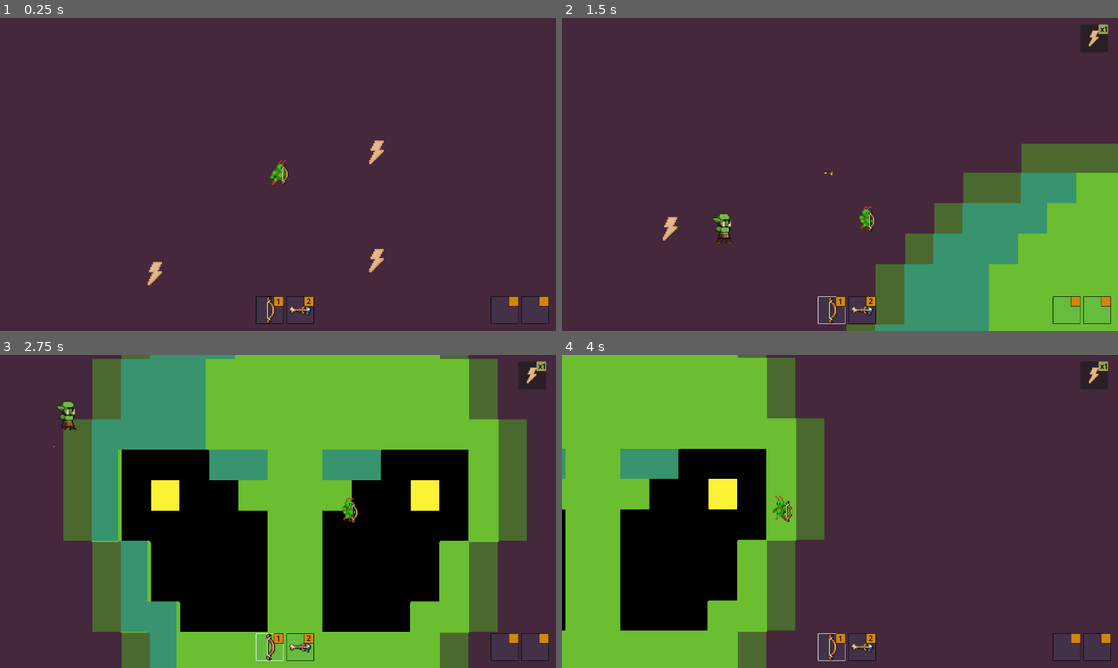
Above: before the commit, frames 1-4 (two rows, left to right).
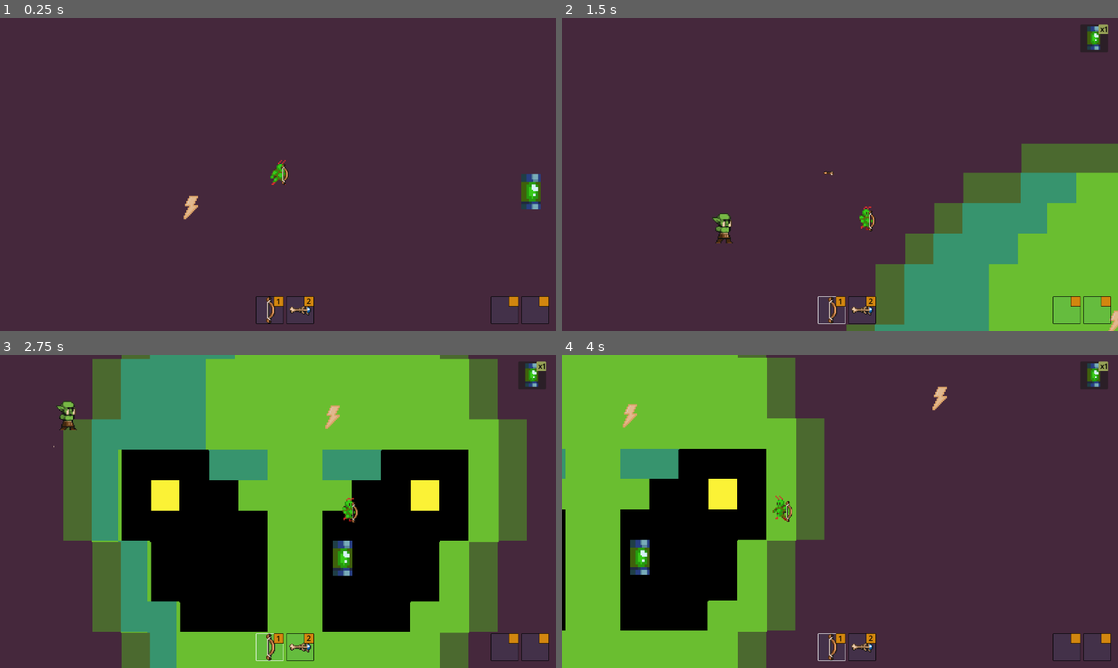
Above: after the commit, the same moments.

Repository: Guilospanck/godot-area25_5
Game: Godot game, scene res://scenes/game.tscn
Same seed, same stepped clock (60 frames per second), same inputs: the game is played once before the commit and once after it.
Inputs (mouse positions are in pixels of both pictures, inside the frame that each line leads up to):
- Up to frame 1 (0.25 s): no input
- Up to frame 2 (1.5 s): tap Enter at 0.5 s; move the mouse to (962, 158) at 0.52 s; hold D (right) 0.53-1.28 s; tap 1 (bow) at 0.6 s; move the mouse to (728, 190) at 1.27 s; hold S (down) from 1.28 s (still down); click (728, 190) at 1.35 s
- Up to frame 3 (2.75 s): move the mouse to (333, 442) at 2.02 s; release S (down) at 2.03 s; hold D (right) from 2.03 s (still down); tap W (top) at 2.1 s
- Up to frame 4 (4 s): move the mouse to (812, 574) at 2.77 s; tap 2 (wand) at 2.85 s; move the mouse to (1006, 558) at 3.52 s; release D (right) at 3.53 s; hold A (left) from 3.53 s (still down); tap 1 (bow) at 3.6 s

The runs differ from the first frame. In frame 1, 0.8% of the frame differs, in the area x 26-98%, y 39-86%; in frame 2, 0.3%; in frame 3, 0.7%; in frame 4, 0.8%.

Commit message:
Add StatManager to spawn random stat items

Diff:
--- /dev/null
+++ b/resources/stats/hp_pack.tres
@@ -0,0 +1,17 @@
+[gd_resource type="Resource" script_class="StatResource" load_steps=3 format=3 uid="uid://brca6ys7gm72o"]
+
+[ext_resource type="Script" uid="uid://dbmyiq8pr6cfm" path="res://scripts/resources/stats.gd" id="1_m81n7"]
+
+[sub_resource type="RectangleShape2D" id="RectangleShape2D_m81n7"]
+size = Vector2(26.685, 26.11)
+
+[resource]
+script = ExtResource("1_m81n7")
+name = "HP"
+position = Vector2(0, 0)
+rotation = 0.0
+scale = Vector2(0, 0)
+texture_path = "res://assets/textures/Items/hp_pack.png"
+stat = 10
+collision_shape = SubResource("RectangleShape2D_m81n7")
+metadata/_custom_type_script = "uid://dbmyiq8pr6cfm"
--- a/scenes/phase1.tscn
+++ b/scenes/phase1.tscn
@@ -1,16 +1,20 @@
-[gd_scene load_steps=8 format=3 uid="uid://c0g3ubgnys07p"]
+[gd_scene load_steps=11 format=3 uid="uid://c0g3ubgnys07p"]
 
+[ext_resource type="Script" uid="uid://4eor85vh0o55" path="res://scripts/phases/phase_1.gd" id="1_lfgii"]
 [ext_resource type="Texture2D" uid="uid://dh3s62cb5sma3" path="res://assets/textures/Background/Alien1.png" id="1_p320o"]
 [ext_resource type="PackedScene" uid="uid://6jr7aap0qw1w" path="res://scenes/player.tscn" id="2_ho76x"]
 [ext_resource type="PackedScene" uid="uid://fvuvvumljfyg" path="res://scenes/enemy.tscn" id="3_ho76x"]
-[ext_resource type="PackedScene" uid="uid://xojrcvqbca1k" path="res://scenes/stat.tscn" id="4_lfgii"]
+[ext_resource type="PackedScene" uid="uid://cd75my4puayhu" path="res://scenes/stat_manager.tscn" id="5_lfgii"]
 [ext_resource type="Resource" uid="uid://d1ehci5guj8nn" path="res://resources/stats/speed.tres" id="5_x56qi"]
+[ext_resource type="Resource" uid="uid://brca6ys7gm72o" path="res://resources/stats/hp_pack.tres" id="6_x56qi"]
+[ext_resource type="Script" uid="uid://dbmyiq8pr6cfm" path="res://scripts/resources/stats.gd" id="6_xiamb"]
 
 [sub_resource type="RectangleShape2D" id="RectangleShape2D_ho76x"]
 
 [sub_resource type="RectangleShape2D" id="RectangleShape2D_fndts"]
 
 [node name="Phase1" type="Node2D"]
+script = ExtResource("1_lfgii")
 
 [node name="Walls" type="Node" parent="."]
 
@@ -60,17 +64,5 @@
 [node name="Enemy" parent="." instance=ExtResource("3_ho76x")]
 position = Vector2(350, 336)
 
-[node name="Stat" parent="." instance=ExtResource("4_lfgii")]
-position = Vector2(326, 140)
-collision_layer = 16
-stat_resource = ExtResource("5_x56qi")
-
-[node name="Stat2" parent="." instance=ExtResource("4_lfgii")]
-position = Vector2(326, 223)
-collision_layer = 16
-stat_resource = ExtResource("5_x56qi")
-
-[node name="Stat3" parent="." instance=ExtResource("4_lfgii")]
-position = Vector2(156, 233)
-collision_layer = 16
-stat_resource = ExtResource("5_x56qi")
+[node name="StatManager" parent="." instance=ExtResource("5_lfgii")]
+stats_resources = Array[ExtResource("6_xiamb")]([ExtResource("6_x56qi"), ExtResource("5_x56qi")])
--- a/scenes/stat.tscn
+++ b/scenes/stat.tscn
@@ -1,19 +1,13 @@
-[gd_scene load_steps=4 format=3 uid="uid://xojrcvqbca1k"]
+[gd_scene load_steps=2 format=3 uid="uid://xojrcvqbca1k"]
 
 [ext_resource type="Script" uid="uid://xcdmlgf82wn2" path="res://scripts/stat.gd" id="1_1jl2q"]
-[ext_resource type="Texture2D" uid="uid://rjeb1vrb1vqc" path="res://assets/textures/Items/lightning.png" id="3_mdebr"]
-
-[sub_resource type="CapsuleShape2D" id="CapsuleShape2D_sx80r"]
-radius = 10.674
-height = 21.3481
 
 [node name="Stat" type="Area2D"]
+collision_layer = 16
 script = ExtResource("1_1jl2q")
 
 [node name="Sprite2D" type="Sprite2D" parent="."]
-texture = ExtResource("3_mdebr")
 
 [node name="CollisionShape2D" type="CollisionShape2D" parent="."]
-position = Vector2(-1, 0)
+position = Vector2(-0.5, -0.499999)
 scale = Vector2(0.562112, 1.03407)
-shape = SubResource("CapsuleShape2D_sx80r")
--- /dev/null
+++ b/scenes/stat_manager.tscn
@@ -0,0 +1,6 @@
+[gd_scene load_steps=2 format=3 uid="uid://cd75my4puayhu"]
+
+[ext_resource type="Script" uid="uid://bosuc473aqmjr" path="res://scripts/managers/stat_manager.gd" id="1_x61rh"]
+
+[node name="StatManager" type="Node2D"]
+script = ExtResource("1_x61rh")
--- a/scripts/common/constants.gd
+++ b/scripts/common/constants.gd
@@ -2,6 +2,8 @@
 extends Node
 
 const NOT_MOVING: Vector2 = Vector2(0, 0)
+
+const VIEWPORT_CUSHION_OFFSET: float = 20.0
 
 # Layers and Masks
 const LAYER_0_NONE: int = 0
--- a/scripts/common/utils.gd
+++ b/scripts/common/utils.gd
@@ -11,3 +11,23 @@
         if is_instance_of(child, type):
             return child
     return null
+
+## Gets the viewport's minimum and maximum sizes, while also
+## applying some Constants.VIEWPORT_CUSHION_OFFSET to prevent using
+## boundaries too far away.
+##
+## @param from_where: Node The parent Node whose the viewport will be retrieved from.
+##
+## @return A `Dictionary` containing the keys: `min_x`, `max_x`, `min_y` and `max_y`.
+func get_viewport_boundaries(from_where: Node) -> Dictionary[String, float]:
+    var rect = from_where.get_viewport_rect().size
+
+    var min_x: float = 0.0 + Constants.VIEWPORT_CUSHION_OFFSET
+    var max_x: float = rect[0] - Constants.VIEWPORT_CUSHION_OFFSET
+
+    var min_y: float = 0.0 + Constants.VIEWPORT_CUSHION_OFFSET
+    var max_y: float = rect[1] - Constants.VIEWPORT_CUSHION_OFFSET
+
+    return {
+        "min_x": min_x, "max_x": max_x, "min_y": min_y, "max_y": max_y
+    }
--- /dev/null
+++ b/scripts/managers/stat_manager.gd
@@ -0,0 +1,26 @@
+class_name StatManager
+extends Node
+
+@export var stats_resources: Array[StatResource]
+
+var rng = RandomNumberGenerator.new()
+
+var stat: PackedScene = preload("res://scenes/stat.tscn")
+
+func spawn_random(where: Node, count: int):
+	var stats_length = stats_resources.size()
+	if stats_length == 0:
+		return
+
+	var boundaries: Dictionary[String, float] = Utils.get_viewport_boundaries(where)
+
+	for i in count:
+		var res: StatResource = stats_resources[i % stats_length]
+		var stat_instance = stat.instantiate()
+
+		var random_x = rng.randf_range(boundaries.min_x, boundaries.max_x)
+		var random_y = rng.randf_range(boundaries.min_y, boundaries.max_y)
+
+		where.add_child(stat_instance)
+		stat_instance.load_stat(res)
+		stat_instance.position = Vector2(random_x, random_y)
--- /dev/null
+++ b/scripts/phases/phase_1.gd
@@ -0,0 +1,6 @@
+extends Node2D
+
+@onready var stat_manager_scene = $StatManager
+
+func _ready() -> void:
+	stat_manager_scene.spawn_random(self, 8)
--- a/scripts/stat.gd
+++ b/scripts/stat.gd
@@ -3,34 +3,33 @@
 class_name Stat
 extends Area2D
 
-@export var stat_resource: StatResource:
+@export var STAT_RESOURCE: StatResource:
 	set(value):
-		stat_resource = value
+		STAT_RESOURCE = value
 		# Helper to load the ammo in the editor to visualise
 		if Engine.is_editor_hint():
 			load_stat()
 
 ################################ Signals ######################################
 func _on_area2d_body_entered(_body: Node2D):
-	Signals.stat_found.emit(stat_resource)
+	Signals.stat_found.emit(STAT_RESOURCE)
 	queue_free()
 
 ########################################################################
 
-func load_stat():
-	if !stat_resource:
+func load_stat(stat: StatResource = STAT_RESOURCE):
+	if !stat:
 		return
 
 	var stat_texture: Sprite2D = $Sprite2D
 	var collision_shape: CollisionShape2D = $CollisionShape2D
 
-	print(stat_resource.name)
-	print(stat_resource.texture_path)
-
-	stat_texture.texture = load(stat_resource.texture_path)
+	stat_texture.texture = load(stat.texture_path)
 
 	# set the shape of the collision shape
-	collision_shape.shape = stat_resource.collision_shape
+	collision_shape.shape = stat.collision_shape
+
+	STAT_RESOURCE = stat
 
 func connect_signals():
 	self.connect("body_entered", _on_area2d_body_entered)
@@ -41,5 +40,6 @@
 	collision_mask = Constants.LAYER_1_PLAYER
 
 func _ready():
+	load_stat()
 	set_masks_and_layers()
 	connect_signals()
Not shown, added: scripts/managers/stat_manager.gd.uid
Not shown, added: scripts/phases/phase_1.gd.uid
